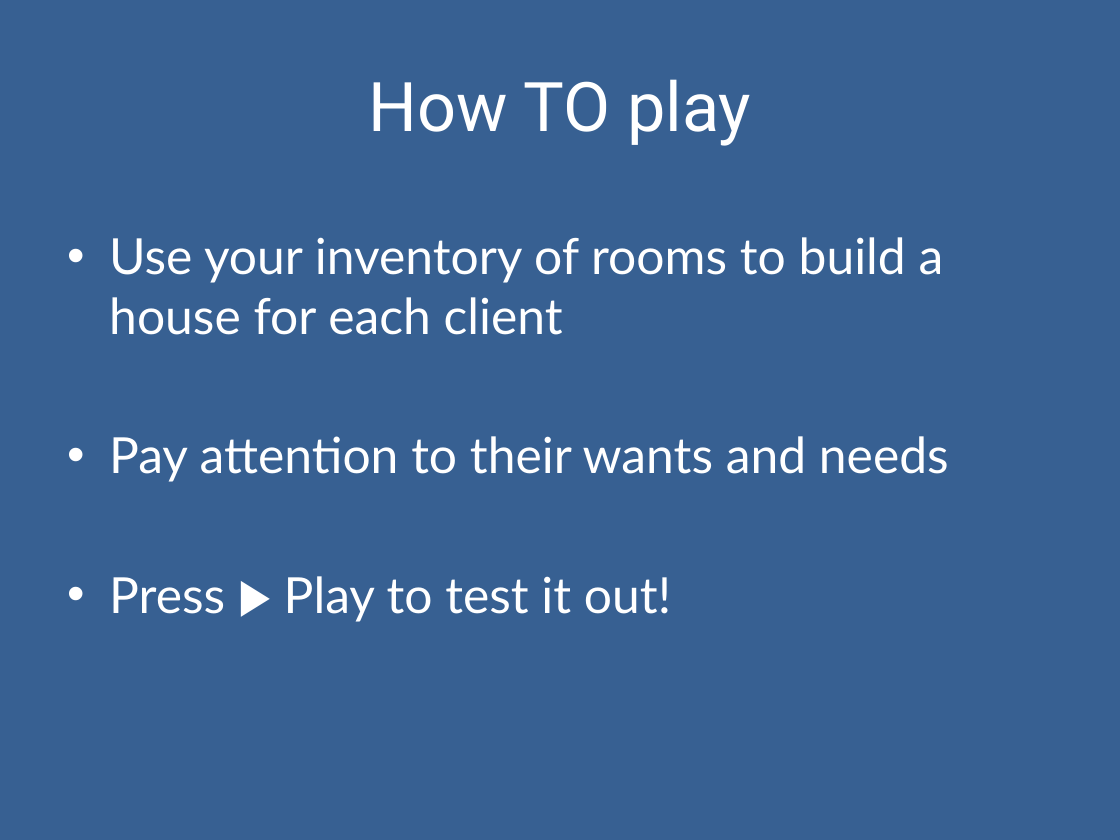
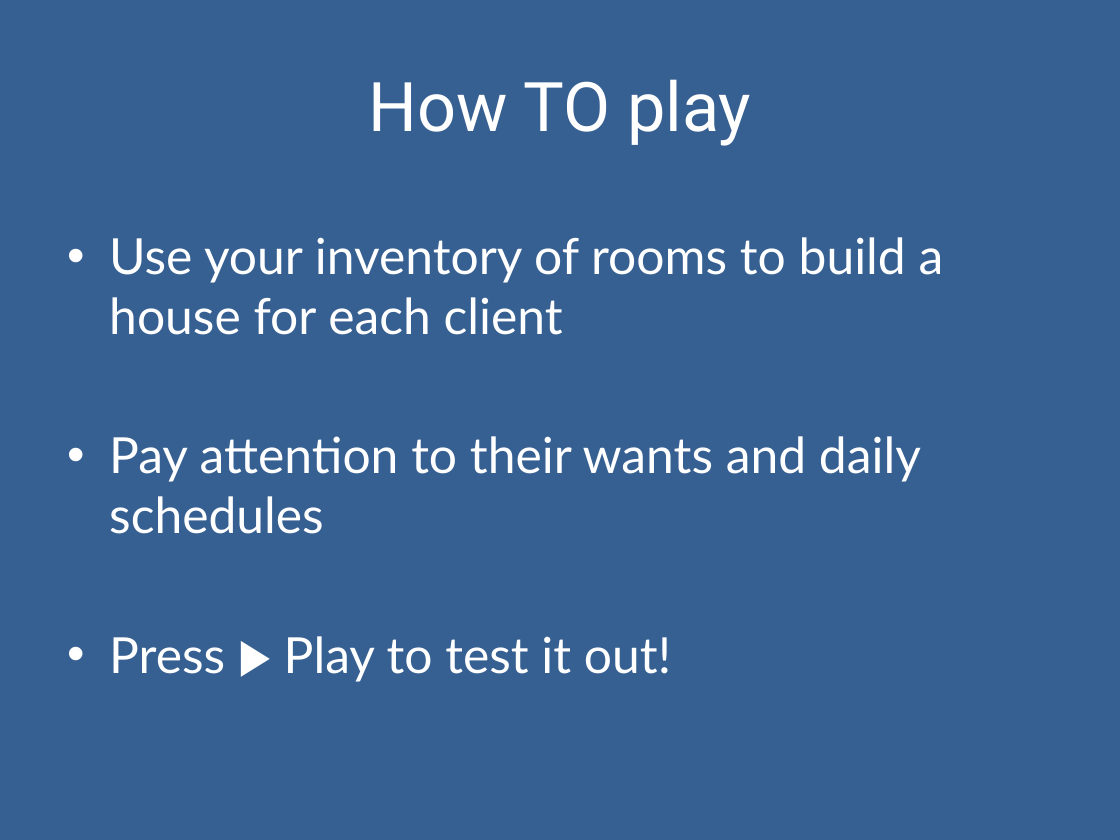
Before and after one commit to csklimowski/eat-sleep-blank-repeat, a slide deck: slide 2 of assets/Menu_UI/Title.pptx. Drawn at 1120x840 pixels with LibreOffice and Linux fonts; fonts in the diff are those of the drawing. Boxes give left, top, right and bottom in pixels: in the first picture for what was removed or moved away, otherwise in the second. Text is boxed around its words. In the diff, an @@ line names an element or a change of style, - is before the commit and + after.

Commit message:
daily schedules for instructions

```diff
--- a/assets/Menu_UI/Title.pptx
+++ b/assets/Menu_UI/Title.pptx
@@ text at (109,436,921,534): text changed @@
-• Pay attention to their wants and needs
+• Pay attention to their wants and daily schedules
```
Also in this commit, not shown: 4 other files.
